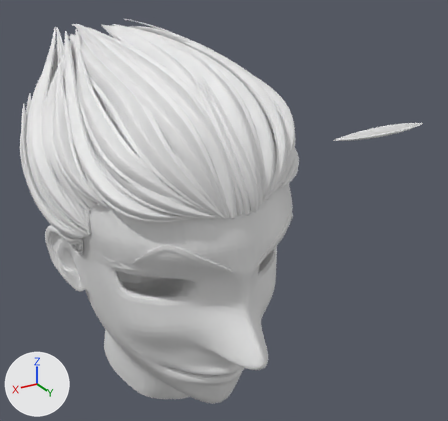
Two versions of the Blender file hisoka1.blend, one commit apart.
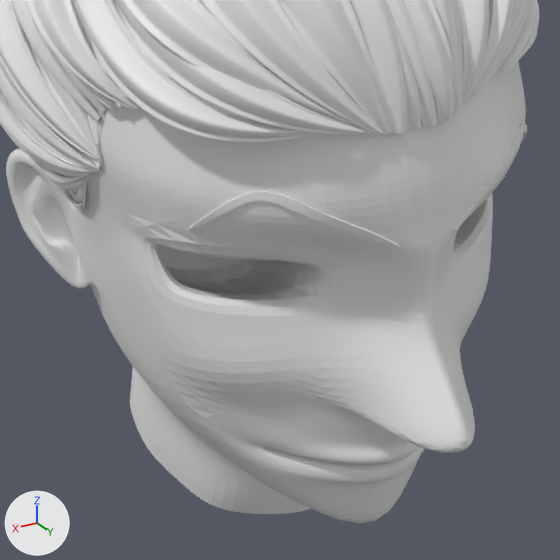
There are two pictures of each version: one whole from a 50 mm camera at (2.11, 4.59, 1.92) aimed at (-0.88, -0.39, -0.57), one close up on the part from 9% to 69% of the width and 37% to 100% of the height. Every picture has the same lights, and +X, +Y and +Z are marked at lower left.
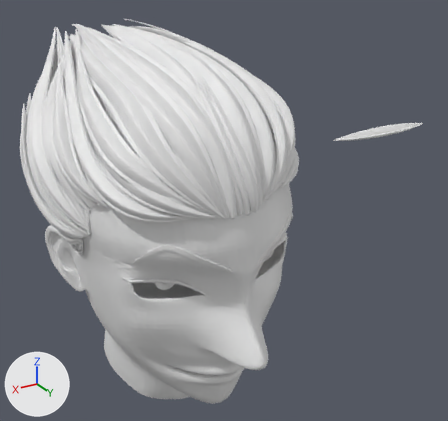
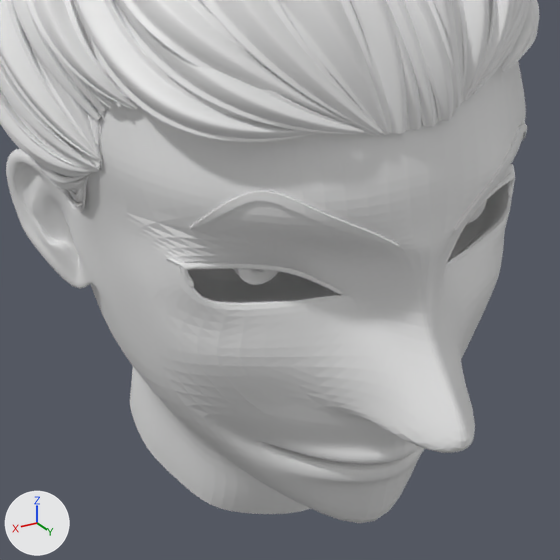
What differs and where, as boxes (x1, y1, x2, y2) in the close-ups (560 x 560 px):
'Plane.003', added: after (165, 164, 515, 304)
'Circle', added: after (234, 200, 487, 285)
part 1 of me_plane, built on: before (132, 169, 509, 468); after (135, 165, 512, 467)

The change, as a list of edits to the scene's bpy script:
```text
Change me_plane:
    used by ob_plane; location = (0.0, 0.0, 0.0); rotation_euler = (-1.567, 0.0, 0.0), in degrees (-90, 0, 0)
    remove me_plane.from_pydata(...)  # 308 vertices, 281 faces; spans x -1.0..0.0, y -0.86..1.93, z -0.61..1.68
    add me_plane.from_pydata(...)  # 327 vertices, 300 faces; spans x -1.0..0.0, y -0.86..1.93, z -0.61..1.68
    me_plane part 1
    6 vertices are removed from x -0.72..-0.13, y 0.24..0.84, z 0.19..0.74
    10 faces are deleted
    3 vertices in x -0.34..-0.32, y 0.43..1.2, z 0.87..1.12 move by (0.0, -0.02, 0.0)
    18 vertices move from x -0.7..-0.19, y 0.06..1.2, z 0.4..1.15 to x -0.7..-0.18, y 0.29..1.16, z 0.78..1.19
    25 vertices are added at x -0.7..0.0, y 0.06..0.64, z 0.27..1.16
    29 new faces join them
Add me_circle:
    me_circle.from_pydata(...)  # 209 vertices, 192 faces; spans x 3.78..5.78, y -0.99..1.01, z -1.33..-0.92
Add me_plane_004:
    me_plane_004.from_pydata([(-0.201, 0.439, 1.141), (-0.684, 0.281, 0.849), (-0.617, 0.306, 0.901), (-0.362, 0.305, 1.034), (-0.656, 0.358, 0.899), (-0.362, 0.305, 1.058), (-0.617, 0.306, 0.925), (-0.201, 0.439, 1.165), (-0.677, 0.301, 0.903), (-0.651, 0.36, 0.913), (-0.675, 0.312, 0.867), (-0.67, 0.323, 0.9), (-0.73, 0.279, 0.812), (-0.72, 0.284, 0.811), (-0.169, 0.432, 1.165), (-0.41, 0.457, 1.035), (-0.41, 0.457, 1.059), (-0.169, 0.432, 1.166)], [], [(6, 5, 3, 2), (5, 7, 0, 3), (11, 8, 1, 10), (8, 6, 2, 1), (9, 11, 10, 4), (8, 1, 12, 13), (16, 17, 14, 15)])
Add ob_circle:
    ob_circle = bpy.data.objects.new('Circle', me_circle)
    ob_circle.location = (-0.013, 0.844, -0.331)
    ob_circle.rotation_euler = (1.565, 0.0, 0.0)  # degrees (90, 0, 0)
    ob_circle.scale = (0.0909, 0.0909, 0.0909)
    _m = ob_circle.modifiers.new('Mirror', 'MIRROR')
    _m.use_clip = True
    _m = ob_circle.modifiers.new('Subdivision', 'SUBSURF')
    _m.levels = 2
Add ob_plane_003:
    ob_plane_003 = bpy.data.objects.new('Plane.003', me_plane_004)
    ob_plane_003.location = (0.0, 0.025, -0.016)
    ob_plane_003.rotation_euler = (-1.567, 0.0, 0.0)  # degrees (-90, 0, 0)
    _m = ob_plane_003.modifiers.new('Mirror', 'MIRROR')
    _m.use_clip = True
    _m = ob_plane_003.modifiers.new('Shrinkwrap', 'SHRINKWRAP')
    _m = ob_plane_003.modifiers.new('Solidify', 'SOLIDIFY')
    _m.thickness = 0.03
    _m.nonmanifold_thickness_mode = 'FIXED'
    _m.nonmanifold_merge_threshold = 0.0003
    _m = ob_plane_003.modifiers.new('Subdivision', 'SUBSURF')
    _m.levels = 4
```
